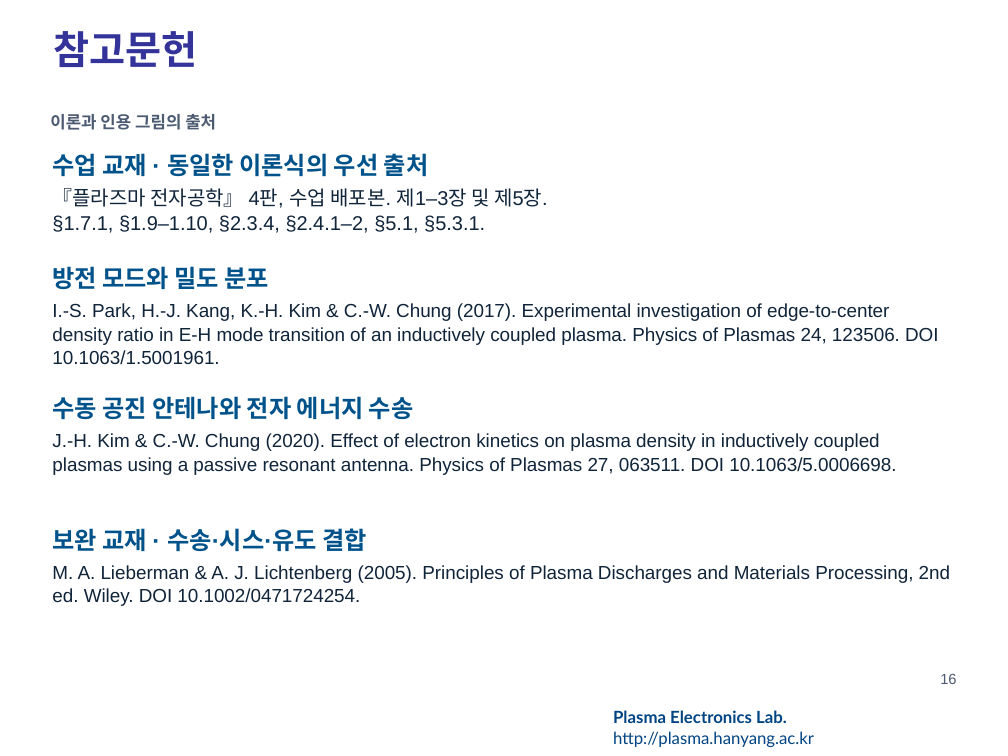
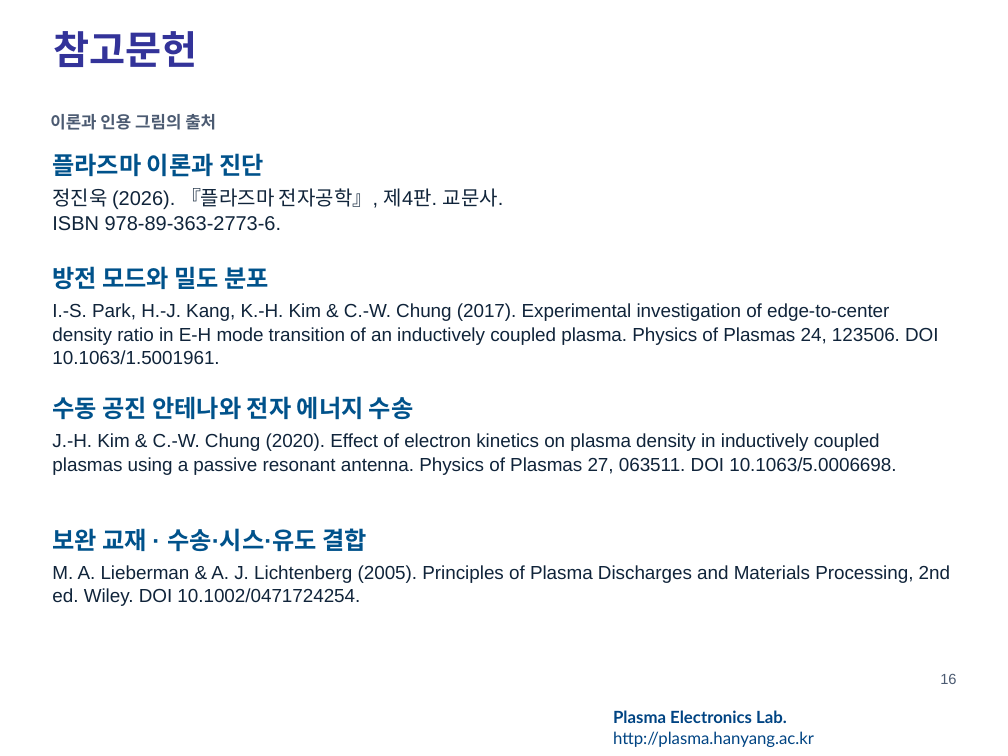
Before and after one commit to garlicjam-pyo/plasma, a slide deck: slide 16 of presentations/1차발표_이론배경판.pptx. Drawn at 1008x756 pixels with LibreOffice and Linux fonts; fonts in the diff are those of the drawing; background and template pictures are left out. Boxes give left, top, right and bottom in pixels: in the first picture for what was removed or moved away, otherwise in the second. Text is boxed around its words. In the diff, an @@ line names an element or a change of style, - is before the commit and + after.

```diff
--- a/presentations/1차발표_이론배경판.pptx
+++ b/presentations/1차발표_이론배경판.pptx
@@ text at bbox=[52, 153, 264, 177]: text changed @@
-수업 교재 · 동일한 이론식의 우선 출처
+플라즈마 이론과 진단
@@ text at bbox=[52, 188, 504, 231]: text changed @@
-『플라즈마 전자공학』 4판, 수업 배포본. 제1–3장 및 제5장.
-§1.7.1, §1.9–1.10, §2.3.4, §2.4.1–2, §5.1, §5.3.1.
+정진욱 (2026). 『플라즈마 전자공학』, 제4판. 교문사.
+ISBN 978-89-363-2773-6.
```
Also in this commit, not shown: 8 other slides changed, 2 other files.
